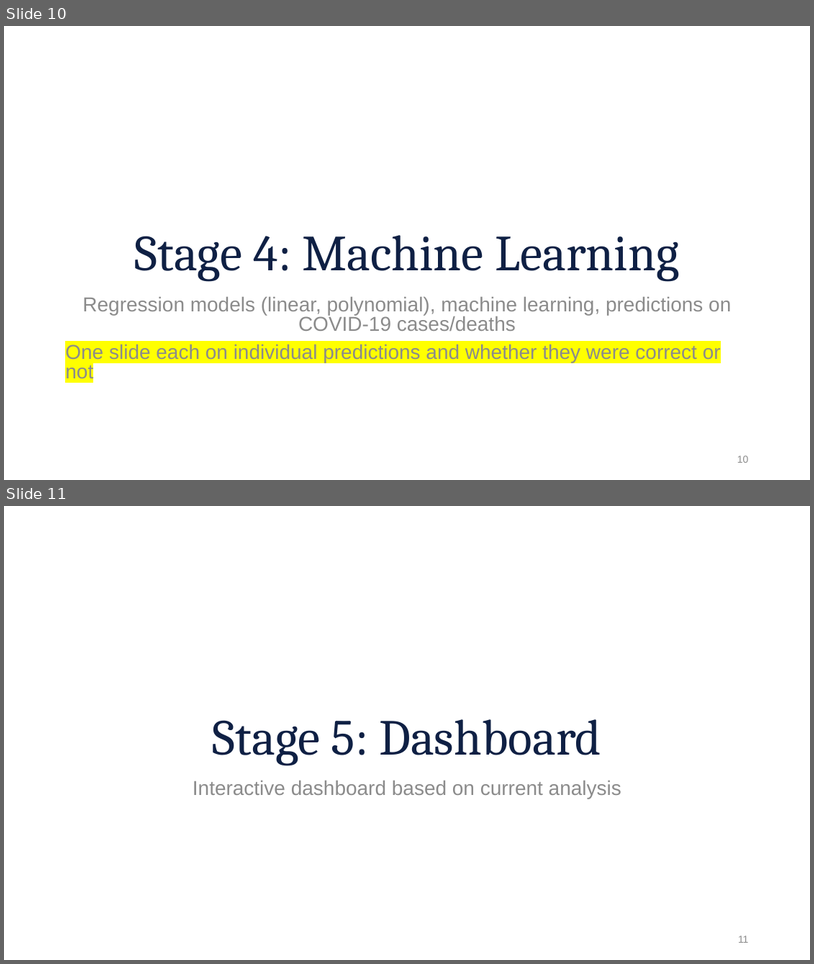
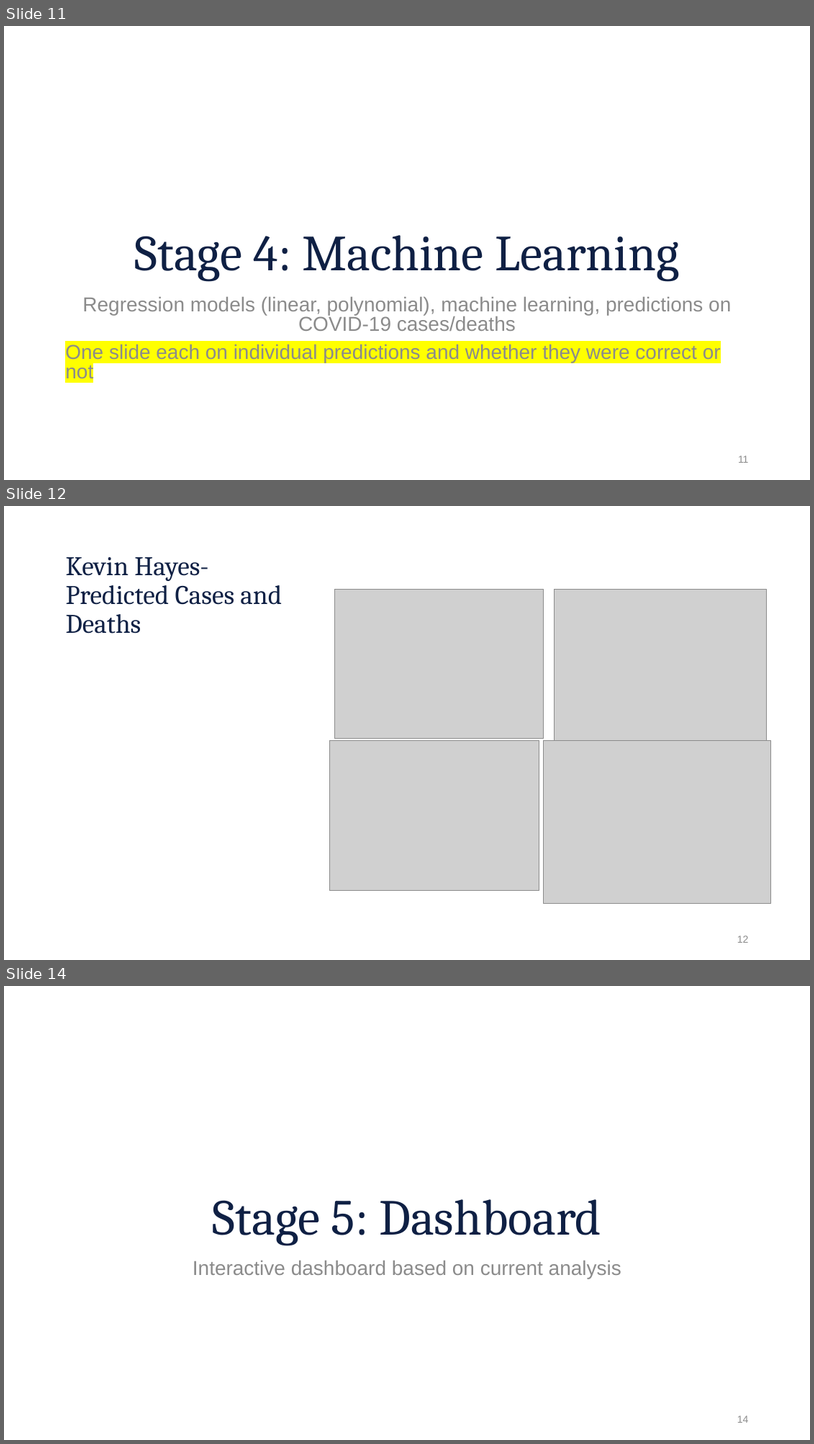
Before and after one commit to aiwayemi/Group-1, a slide deck: ProjPresentation.pptx. Shown one above the other, each under a label of ours: slides 10 and 11 before the commit, slides 11, 12 and 14 after it; the slides between them are not shown. The pictures are 814x964 and 814x1444 pixels, drawn with LibreOffice and Linux fonts; fonts in the diff are those of the drawing; grey boxes stand for pictures; background and template pictures are left out. Boxes give left, top, right and bottom in pixels: in the first picture for what was removed or moved away, otherwise in the second. Text is boxed around its words. In the diff, an @@ line names an element or a change of style, - is before the commit and + after.

Commit message:
Add Kevin Hayes stage 3 and 4 info

```diff
--- a/ProjPresentation.pptx
+++ b/ProjPresentation.pptx
@@ slide 12 added at bbox=[4, 506, 810, 960], background #FFFFFF @@
@@ title added at bbox=[66, 557, 282, 633], 32 pt, text #0F2044 @@
+Kevin Hayes- Predicted Cases and Deaths
@@ picture added at bbox=[334, 590, 543, 739] @@
@@ picture added at bbox=[555, 590, 767, 741] @@
@@ picture added at bbox=[329, 741, 539, 890] @@
@@ picture added at bbox=[543, 741, 771, 903] @@
@@ page number added at bbox=[738, 935, 749, 942], 12 pt, text #8C8C8C @@
+12
@@ what was slide 10 is now slide 11 @@
@@ page number at bbox=[738, 455, 748, 462]: text changed @@
-10
+11
@@ what was slide 11 is now slide 14 @@
@@ page number at bbox=[738, 1415, 749, 1422]: text changed @@
-11
+14
```
Also in this commit, not shown: 2 other slides added.
